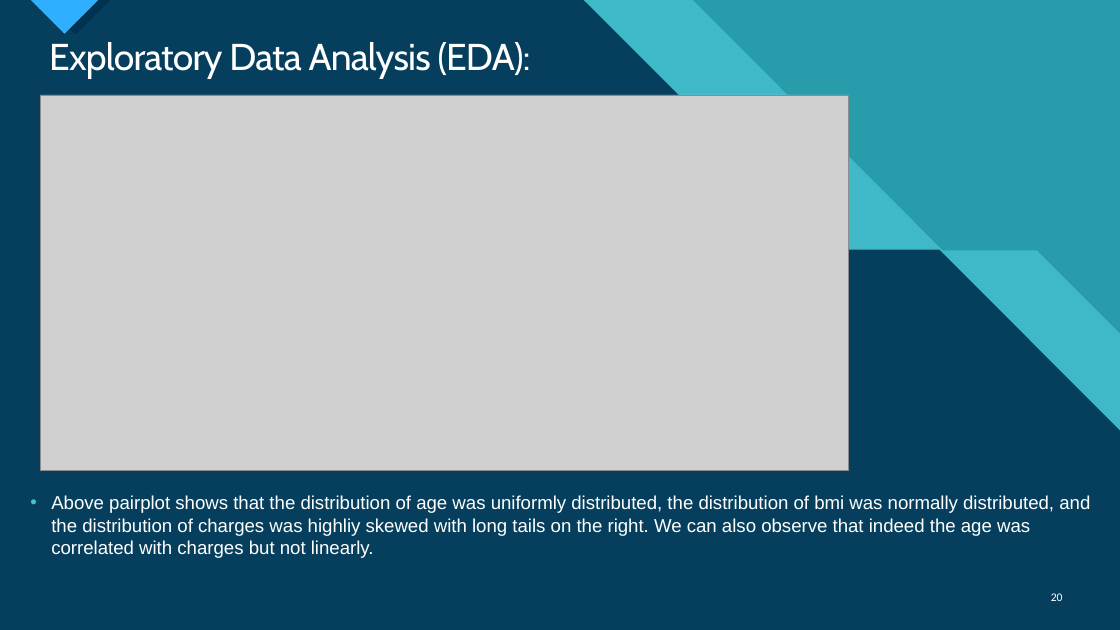
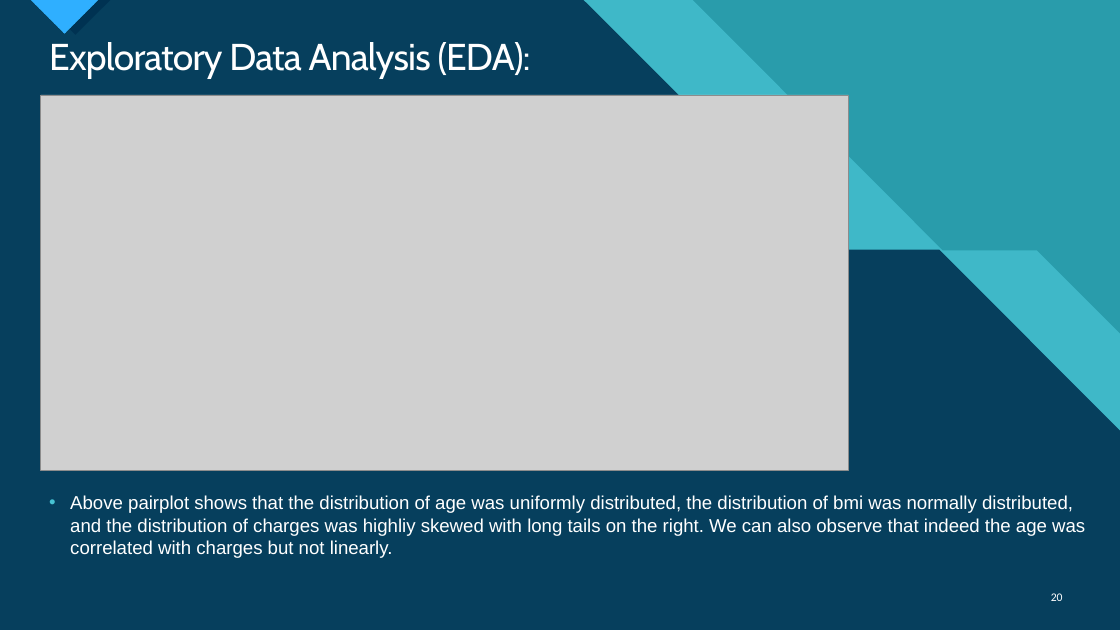
Before and after one commit to yousifmohamed814/Insurance-Analysis, a slide deck: slide 20 of reports/Insurance Analysis.pptx. Drawn at 1120x630 pixels with LibreOffice and Linux fonts; fonts in the diff are those of the drawing; grey boxes stand for pictures. Boxes give left, top, right and bottom in pixels: in the first picture for what was removed or moved away, otherwise in the second. Text is boxed around its words. In the diff, an @@ line names an element or a change of style, - is before the commit and + after.

```diff
--- a/reports/Insurance Analysis.pptx
+++ b/reports/Insurance Analysis.pptx
@@ text "Above pairplot shows that the ..." rewrapped from (x1=51, y1=495, x2=1090, y2=558) to (x1=70, y1=495, x2=1085, y2=558) @@
```
Also in this commit, not shown: 2 other slides changed, 1 other file.
